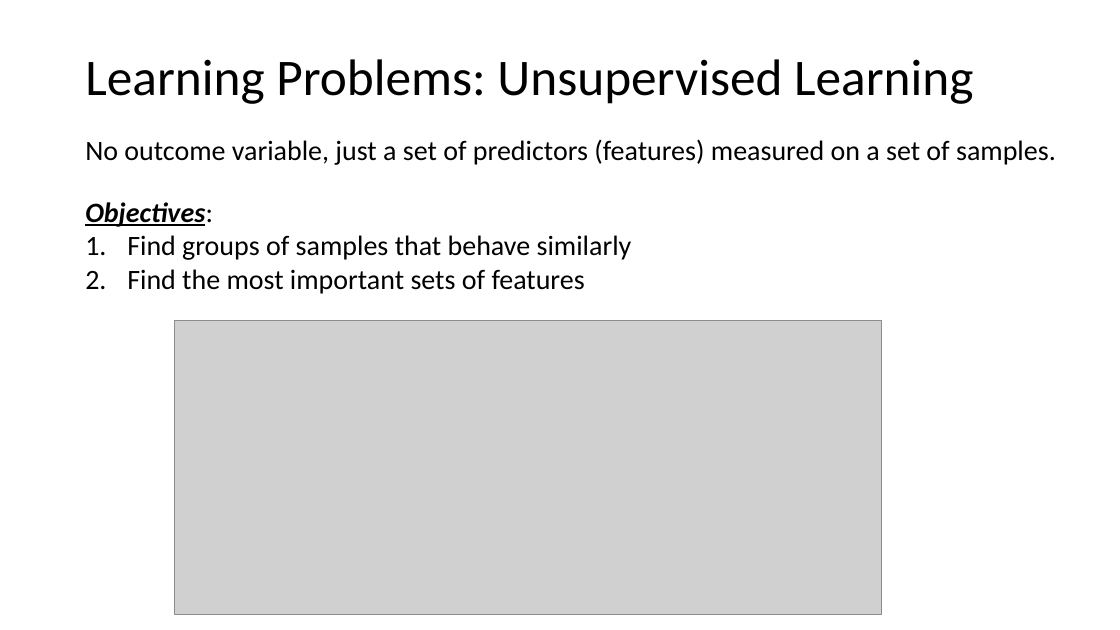
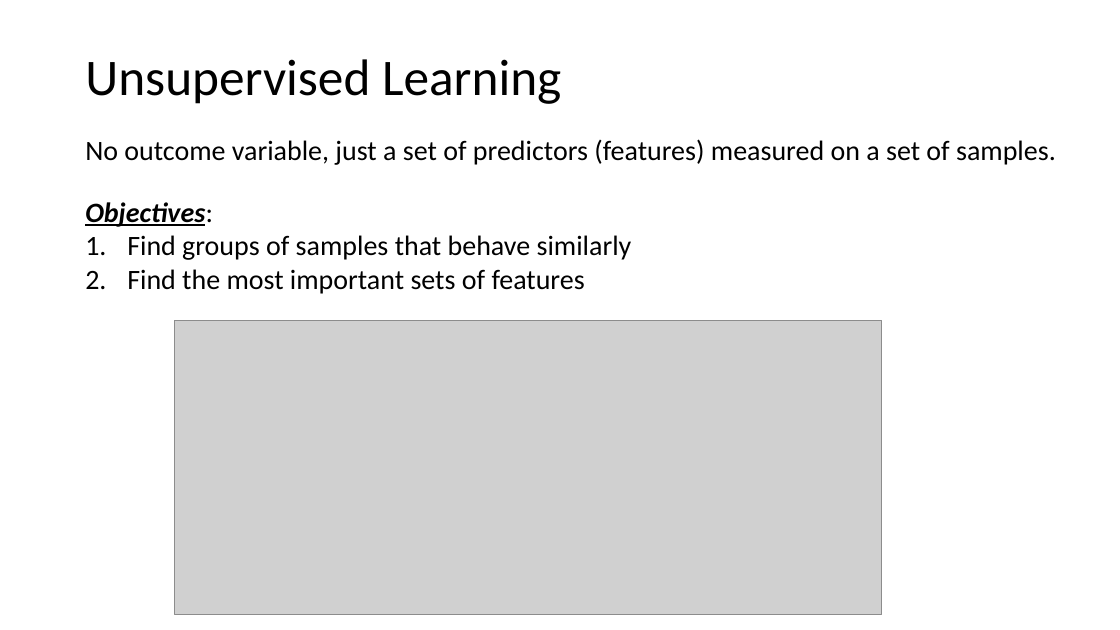
Before and after one commit to tianzheng4/tianzheng4.github.io, a slide deck: slide 13 of _umkc-teaching/slides/Lecture1 - Introduction.pptx (slide 12 before the commit). Drawn at 1120x630 pixels with LibreOffice and Linux fonts; fonts in the diff are those of the drawing; grey boxes stand for pictures. Boxes give left, top, right and bottom in pixels: in the first picture for what was removed or moved away, otherwise in the second. Text is boxed around its words. In the diff, an @@ line names an element or a change of style, - is before the commit and + after.

```diff
--- a/_umkc-teaching/slides/Lecture1 - Introduction.pptx
+++ b/_umkc-teaching/slides/Lecture1 - Introduction.pptx
@@ title at (85,59,561,104): text changed @@
-Learning Problems: Unsupervised Learning
+Unsupervised Learning
```
Also in this commit, not shown: 1 other slide changed, 7 slides added, 1 slide removed.
